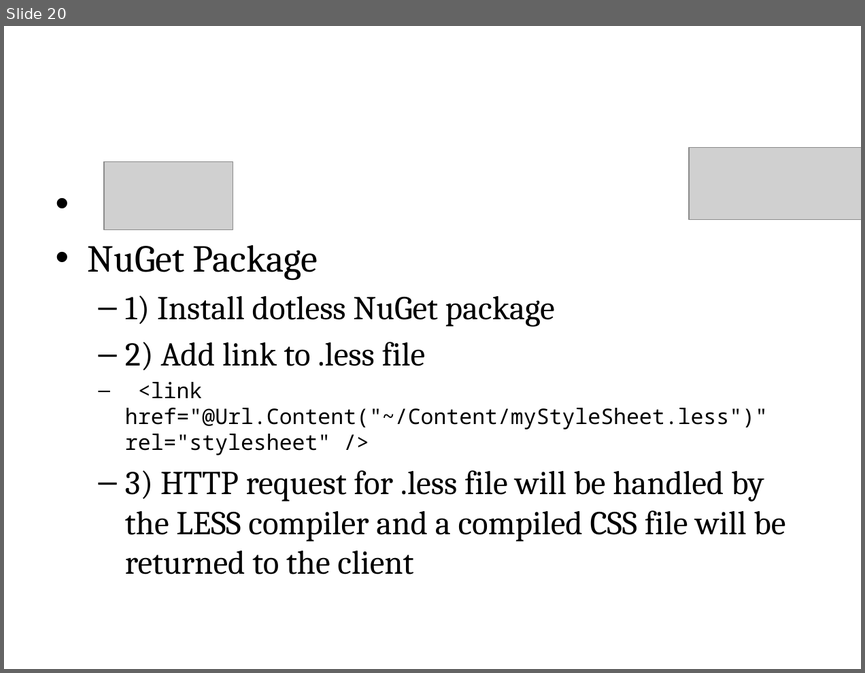
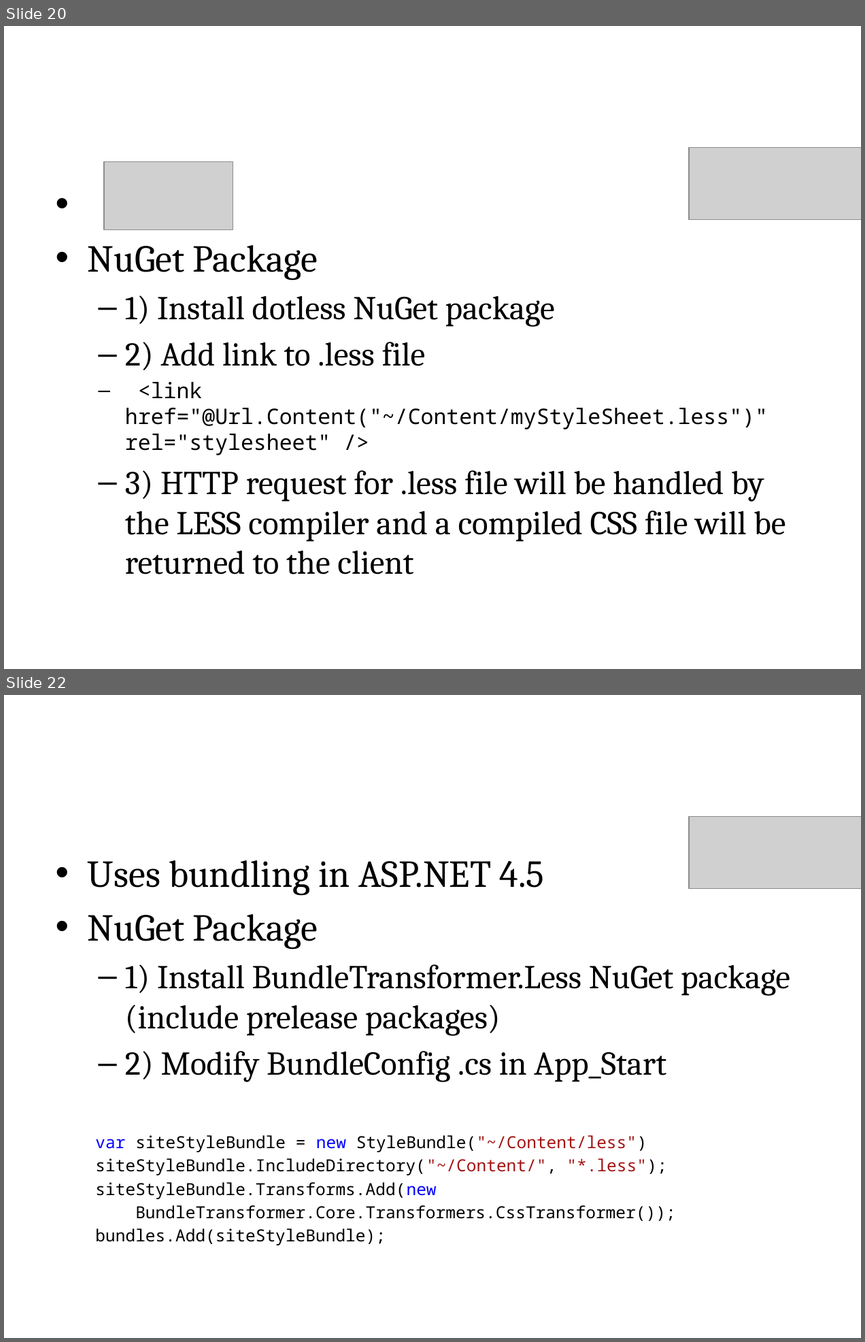
Before and after one commit to jacobladams/presentations, a slide deck: less-and-sass/Write LESS CSS and make it SASSier.pptx. Shown one above the other, each under a label of ours: slide 20 before the commit, slides 20 and 22 after it; the slides between them are not shown. The pictures are 865x673 and 865x1342 pixels, drawn with LibreOffice and Linux fonts; fonts in the diff are those of the drawing; grey boxes stand for pictures; background and template pictures are left out. Boxes give left, top, right and bottom in pixels: in the first picture for what was removed or moved away, otherwise in the second. Text is boxed around its words. In the diff, an @@ line names an element or a change of style, - is before the commit and + after.

```diff
--- a/less-and-sass/Write LESS CSS and make it SASSier.pptx
+++ b/less-and-sass/Write LESS CSS and make it SASSier.pptx
@@ slide 22 added at bbox=[4, 695, 861, 1338], background picture (left out) @@
@@ title added at bbox=[47, 702, 818, 809], 44 pt, text #FFFFFF, bold @@
+LESS –VS2012 RC
@@ picture added at bbox=[689, 817, 861, 889] @@
@@ text added at bbox=[88, 860, 790, 1245], 14 pt, text #000000 @@
+• Uses bundling in ASP.NET 4.5
+• NuGet Package
+  – 1) Install BundleTransformer.Less NuGet package (include prelease packages)
+  – 2) Modify BundleConfig .cs in App_Start
+var siteStyleBundle = new StyleBundle("~/Content/less")
+siteStyleBundle.IncludeDirectory("~/Content/", "*.less");
+siteStyleBundle.Transforms.Add(new
+BundleTransformer.Core.Transformers.CssTransformer());
+bundles.Add(siteStyleBundle);
```
Also in this commit, not shown: 5 slides changed, 3 other slides added, 2 slides removed.
